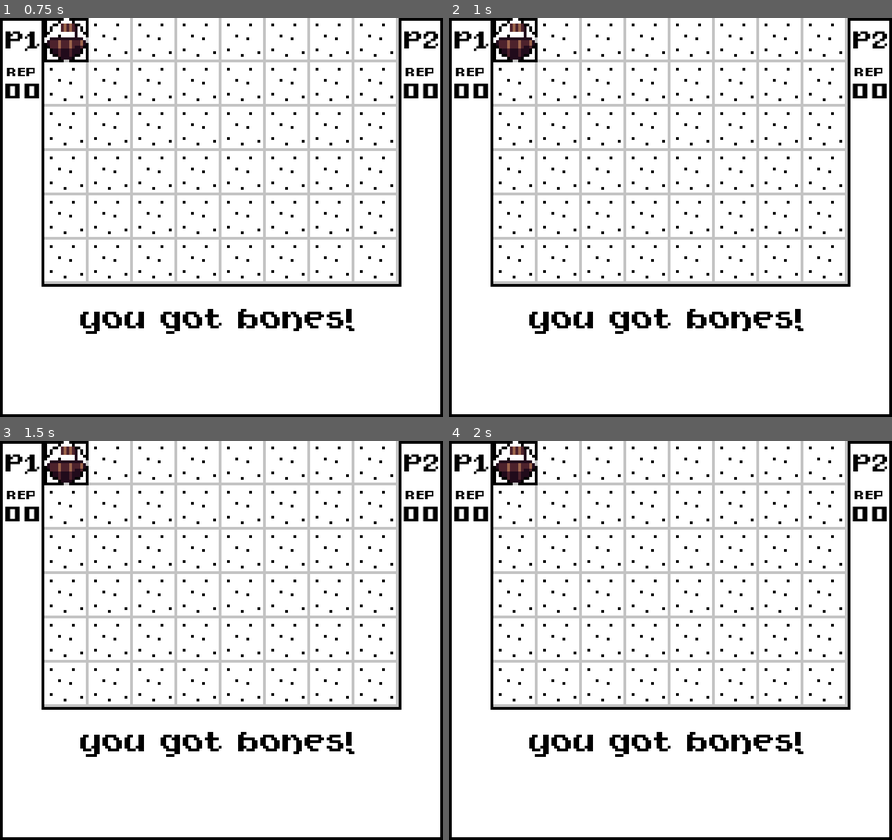
Above: before the commit, frames 1-4 (two rows, left to right).
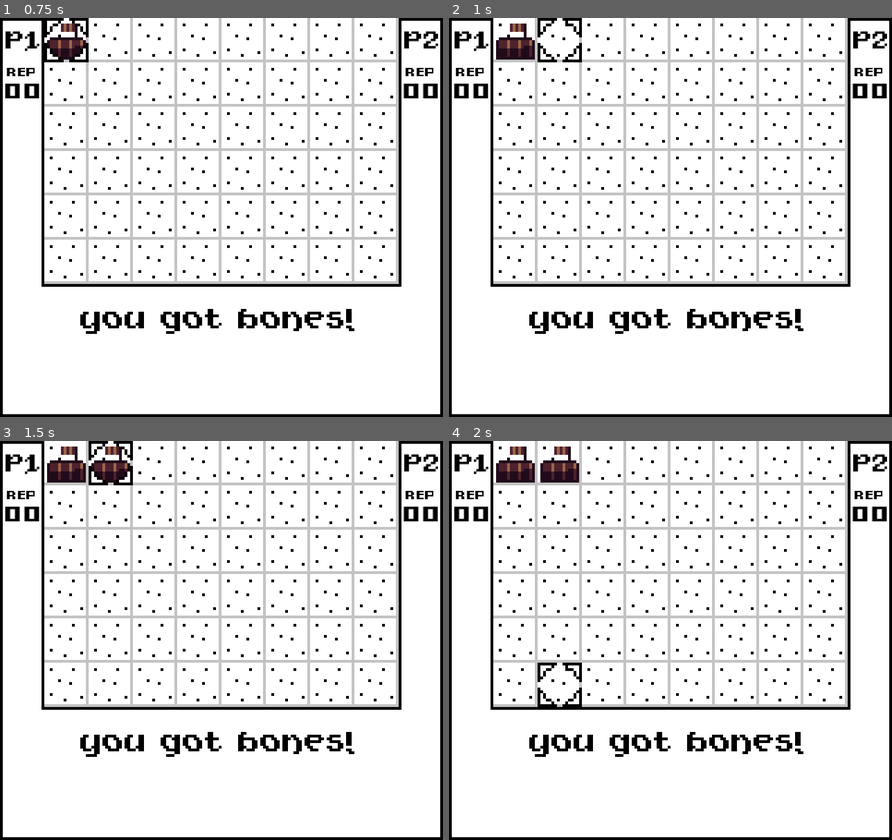
Above: after the commit, the same moments.

Repository: Saf-bonesman/bone-wars-proto-1
Game: Godot game, scene res://scenes/Game.tscn
The game is run twice, just before and just after one commit, with the same random seed, the same clock (stepped at 60 frames per second) and the same inputs.
Inputs (mouse positions are in pixels of both pictures, inside the frame that each line leads up to):
- Up to frame 1 (0.75 s): tap Enter at 0.5 s; move the mouse to (318, 197) at 0.52 s; hold W (action_up) from 0.53 s (still down); hold F (action_a) from 0.53 s (still down)
- Up to frame 2 (1 s): keep holding W (action_up); keep holding F (action_a); tap D (action_move) at 0.8 s
- Up to frame 3 (1.5 s): tap Space at 1.25 s; move the mouse to (132, 660) at 1.27 s; release W (action_up) at 1.28 s; release F (action_a) at 1.28 s; hold S (action_down) from 1.28 s (still down); tap D (action_move) at 1.35 s
- Up to frame 4 (2 s): keep holding S (action_down); tap F (action_a) at 1.55 s

Frame 1 is identical in both runs. In frame 2, 0.7% of the frame differs, in the area x 10-30%, y 0-12%; in frame 3, 1.2%; in frame 4, 1.3%, in the area x 10-30%, y 0-67%.

Commit message:
move timer stuff

Diff:
--- a/scenes/Player.tscn
+++ b/scenes/Player.tscn
@@ -2,7 +2,7 @@
 
 [ext_resource type="Script" uid="uid://ns4nsjfb7ubc" path="res://scripts/player.gd" id="1_3li8b"]
 [ext_resource type="PackedScene" uid="uid://drmxgba7hxaru" path="res://scenes/PlayerMenu.tscn" id="1_p0vlq"]
-[ext_resource type="Texture2D" uid="uid://c7bxph0xue0cw" path="res://assets/characters/cursor_placeholder.png" id="2_v6fml"]
+[ext_resource type="Texture2D" uid="uid://c7bxph0xue0cw" path="res://assets/aseprite files/characters/cursor_placeholder.png" id="2_v6fml"]
 
 [node name="Player" type="Node2D" unique_id=30233815]
 script = ExtResource("1_3li8b")
--- a/scripts/player.gd
+++ b/scripts/player.gd
@@ -6,7 +6,6 @@
 var w
 var h
 var player_menu
-# player_menu = $PlayerMenu
 
 enum player_state {
 	ENCAMP,
@@ -29,8 +28,7 @@
 	curr_pos.y = clamp(curr_pos.y,0,h)
 
 # Movin' the cursor
-func _input(event : InputEvent) -> void:
-	move_timer.start()
+func _input(_event) -> void:
 	match current_state:
 		player_state.ENCAMP:
 			if Input.is_action_pressed("action_a"):
@@ -45,6 +43,9 @@
 			if Input.is_action_pressed("action_a"):
 				print("choose menu option")
 				current_state = player_state.ACTION_SABOTAGE
+				player_menu = $PlayerMenu
+				#move_timer.set_paused(true)
+				#move_timer.set_paused(false)
 		player_state.ACTION_SABOTAGE:
 			if Input.is_action_pressed("action_a"):
 				print("big esplostion")
@@ -57,8 +58,9 @@
 # repeat timer
 func _on_move_timer_timeout() -> void:
 	match current_state:
-		player_state.ENCAMP, \
-		player_state.CAMP_SELECTION:
+		player_state.MENUING:
+			pass
+		_:
 			_handle_move()
 
 func _handle_move() -> void:
@@ -78,7 +80,5 @@
 	position = Vector2i(
 		curr_pos.x * tile_height + tile_height/2,
 		curr_pos.y * tile_height + tile_height/2)
-	if Input.is_action_just_released("action_move"):
-		move_timer.pause()
 
 signal broadcast_action
Not shown, added: assets/Sounds/Blip2.wav.import
Not shown, added: assets/Sounds/Explosion.wav.import
Not shown, added: assets/Sounds/blip3.wav.import
Not shown, added: assets/Sounds/dig_dig.wav.import
Not shown, added: assets/Sounds/evil_child_laughter.wav.import
Not shown, added: assets/aseprite files/tiles/tileset.png.import
Not shown, added: assets/aseprite files/ui/icon_48.png.import
Not shown, added: assets/spritesheet1.png.import
Not shown, added: assets/tiles/tileset.png.import
